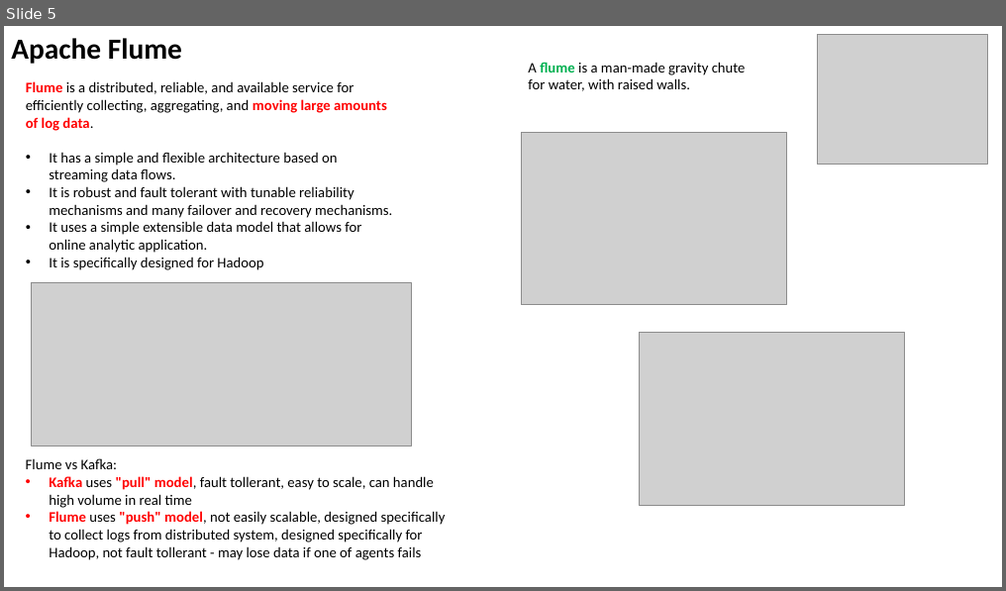
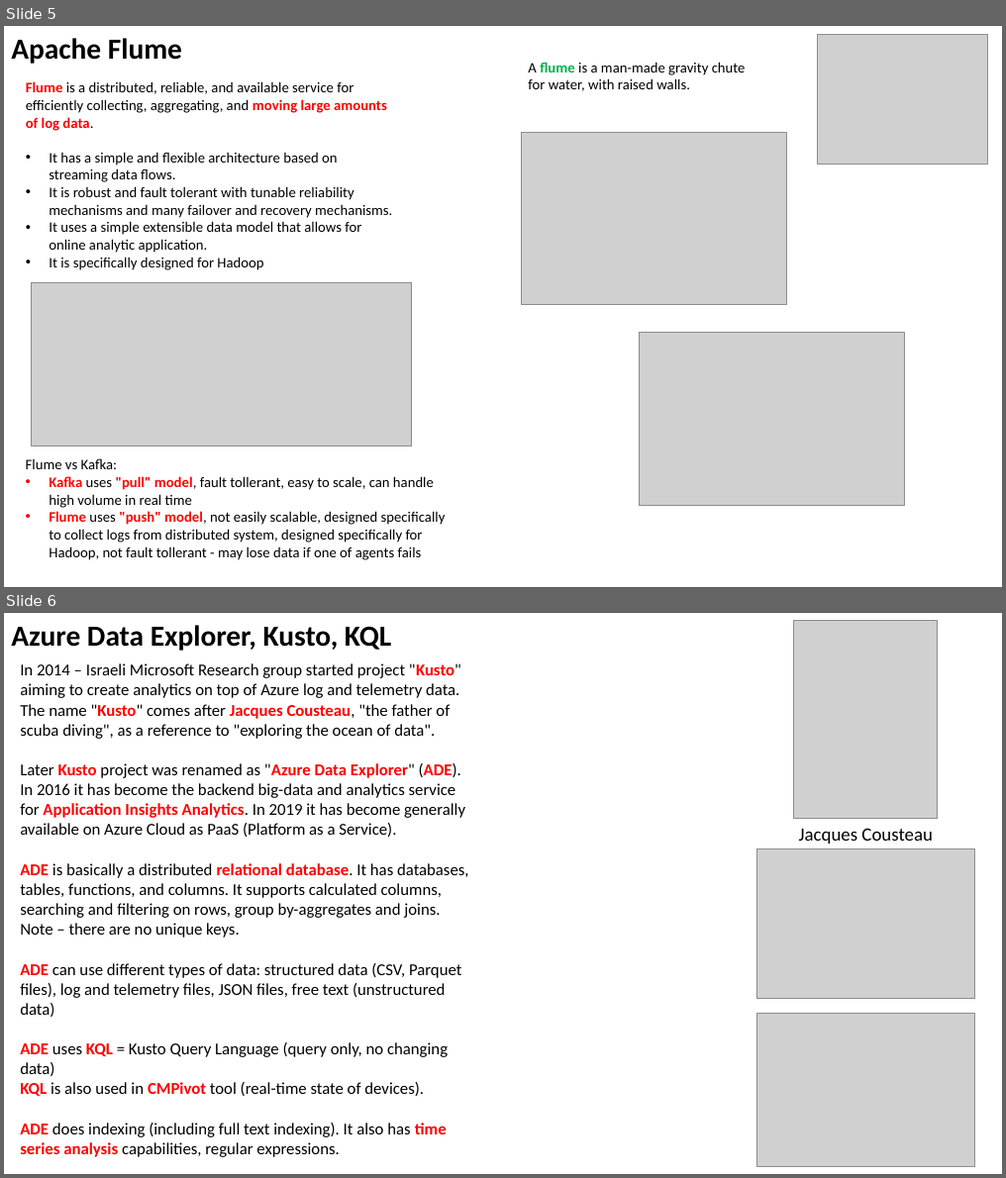
Before and after one commit to lselector/data_architect, a slide deck: DA_13_miscellaneous.pptx. Shown one above the other, each under a label of ours: slide 5 before the commit, slides 5 and 6 after it. The pictures are 1006x591 and 1006x1178 pixels, drawn with LibreOffice and Linux fonts; fonts in the diff are those of the drawing; grey boxes stand for pictures. Boxes give left, top, right and bottom in pixels: in the first picture for what was removed or moved away, otherwise in the second. Text is boxed around its words. In the diff, an @@ line names an element or a change of style, - is before the commit and + after.

```diff
--- a/DA_13_miscellaneous.pptx
+++ b/DA_13_miscellaneous.pptx
@@ slide 6 added at bbox=[4, 613, 1002, 1174], background #FFFFFF @@
@@ text added at bbox=[11, 625, 391, 651], 28 pt, text #000000, bold @@
+Azure Data Explorer, Kusto, KQL
@@ picture added at bbox=[794, 620, 938, 818] @@
@@ text added at bbox=[20, 663, 468, 1157], 16 pt, text #000000 @@
+In 2014 – Israeli Microsoft Research group started project "Kusto" aiming to create analytics on top of Azure log and telemetry data.
+The name "Kusto" comes after Jacques Cousteau, "the father of scuba diving", as a reference to "exploring the ocean of data".
+Later Kusto project was renamed as "Azure Data Explorer" (ADE).
+In 2016 it has become the backend big-data and analytics service for Application Insights Analytics. In 2019 it has become generally available on Azure Cloud as PaaS (Platform as a Service).
+ADE is basically a distributed relational database. It has databases, tables, functions, and columns. It supports calculated columns, searching and filtering on rows, group by-aggregates and joins. Note – there are no unique keys.
+ADE can use different types of data: structured data (CSV, Parquet files), log and telemetry files, JSON files, free text (unstructured data)
+ADE uses KQL = Kusto Query Language (query only, no changing data)
+KQL is also used in CMPivot tool (real-time state of devices).
+ADE does indexing (including full text indexing). It also has time series analysis capabilities, regular expressions.
@@ picture added at bbox=[757, 849, 975, 999] @@
@@ text added at bbox=[799, 828, 933, 844], 18 pt, text #000000 @@
+Jacques Cousteau
@@ picture added at bbox=[757, 1013, 975, 1167] @@
```
